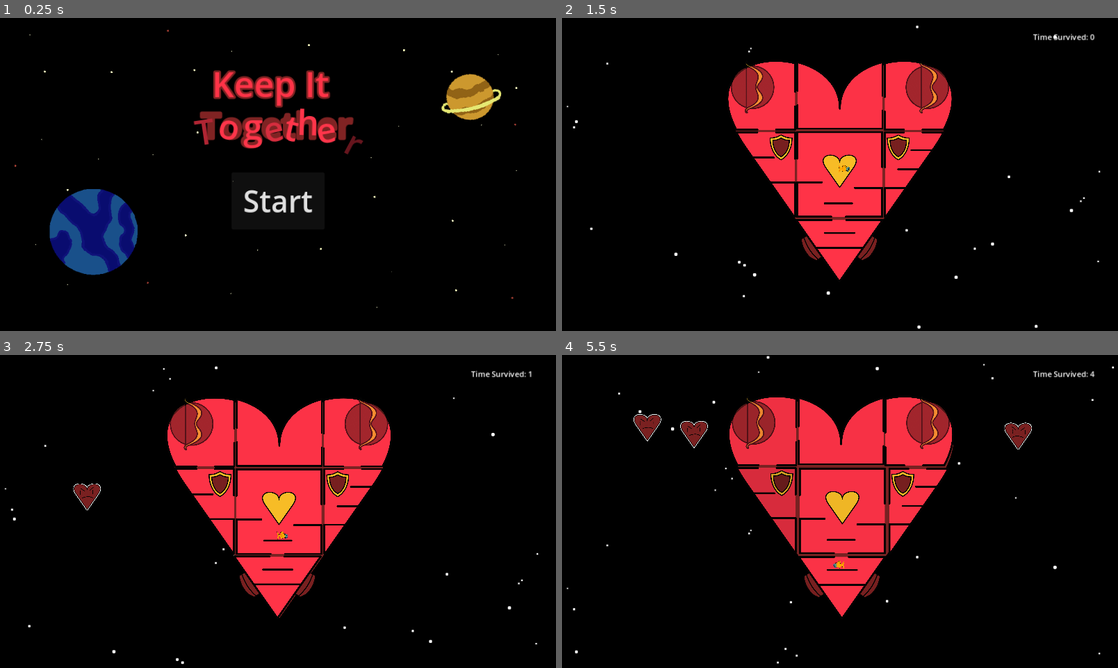
Above: before the commit, frames 1-4 (two rows, left to right).
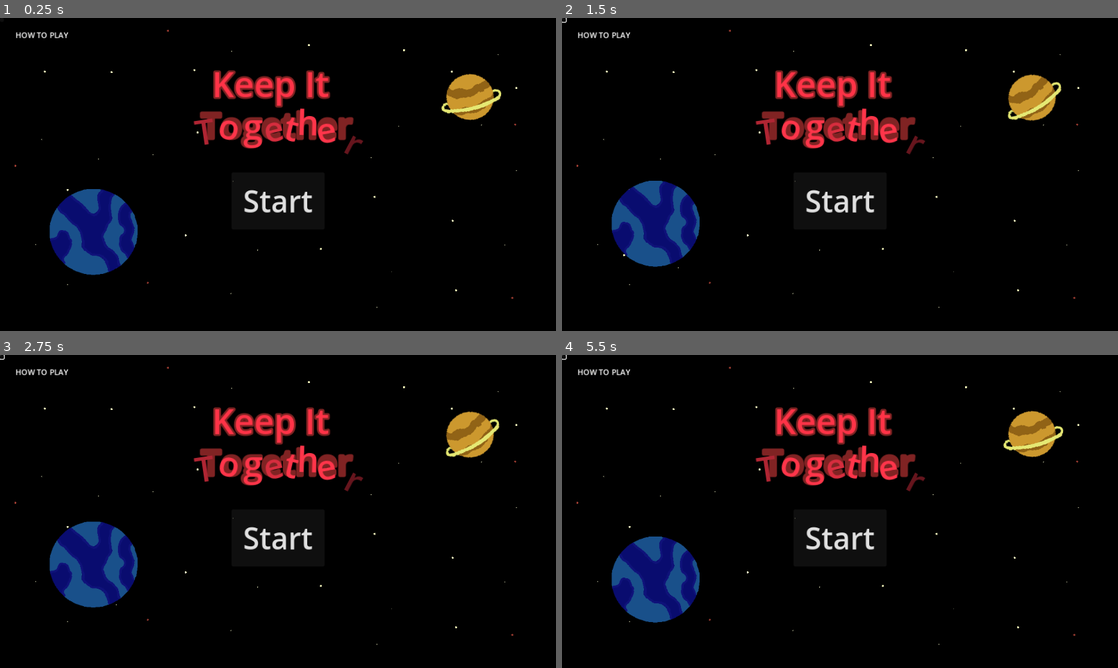
Above: after the commit, the same moments.

Repository: BreannaBre/GodotProject
Game: Godot game, scene res://scenes/main.tscn
Two runs of this game, one before a commit and one after it. Both use one fixed random seed, a clock stepped at 60 frames per second and the inputs below.
Inputs (mouse positions are in pixels of both pictures, inside the frame that each line leads up to):
- Up to frame 1 (0.25 s): no input
- Up to frame 2 (1.5 s): click (562, 21) at 0.52 s; click "Start" at 1.25 s
- Up to frame 3 (2.75 s): click (278, 536) at 2 s, where only the run after the commit has a clickable "Start"
- Up to frame 4 (5.5 s): move the mouse to (962, 495) at 2.77 s; hold Right (Player1Right) 2.78-3.5 s; tap / (Player1Interact) at 2.85, 4.35 s; click (962, 495) at 2.92 s; tap Up (Player1Jump) at 3.02 s; drag from (728, 527) to (840, 511) at 3.52 s; move the mouse to (895, 442) at 4.27 s; hold Left (Player1Left) 4.28-5 s; drag from (812, 574) to (751, 511) at 5.02 s

The runs differ from the first frame. In frame 1, 0.1% of the frame differs, in the area x 2-13%, y 4-7%; in frame 2, 20%; in frame 3, 21%; in frame 4, 21%, in the area x 0-100%, y 0-99%.

Commit message:
adding how to play screen

Diff:
--- a/scenes/title_screen.tscn
+++ b/scenes/title_screen.tscn
@@ -155,6 +155,10 @@
 text = "Start"
 metadata/_edit_use_anchors_ = true
 
+[node name="HowToPlayButton" type="Button" parent="."]
+offset_right = 8.0
+offset_bottom = 8.0
+
 [node name="Logo" type="Node2D" parent="."]
 
 [node name="Label" type="Label" parent="Logo"]
@@ -265,4 +269,12 @@
 horizontal_alignment = 1
 vertical_alignment = 1
 
+[node name="RichTextLabel" type="RichTextLabel" parent="."]
+offset_left = 32.0
+offset_top = 24.0
+offset_right = 1120.0
+offset_bottom = 616.0
+text = "HOW TO PLAY"
+
 [connection signal="pressed" from="StartButton" to="." method="_on_start_button_pressed"]
+[connection signal="pressed" from="HowToPlayButton" to="." method="_on_how_to_play_button_pressed"]
--- a/src/title_screen.gd
+++ b/src/title_screen.gd
@@ -21,6 +21,5 @@
 	get_tree().paused = false
 	self.queue_free()
 
-#NOTE: I accidently only made startButton the top order of visibility but it created a kind fire title screen
-#set title screen to ordering 6 if we want a title
-#Also just remove TitleScreen from main if it gets annoying during testing, just link back in and it works
+func _on_how_to_play_button_pressed() -> void:
+	pass
